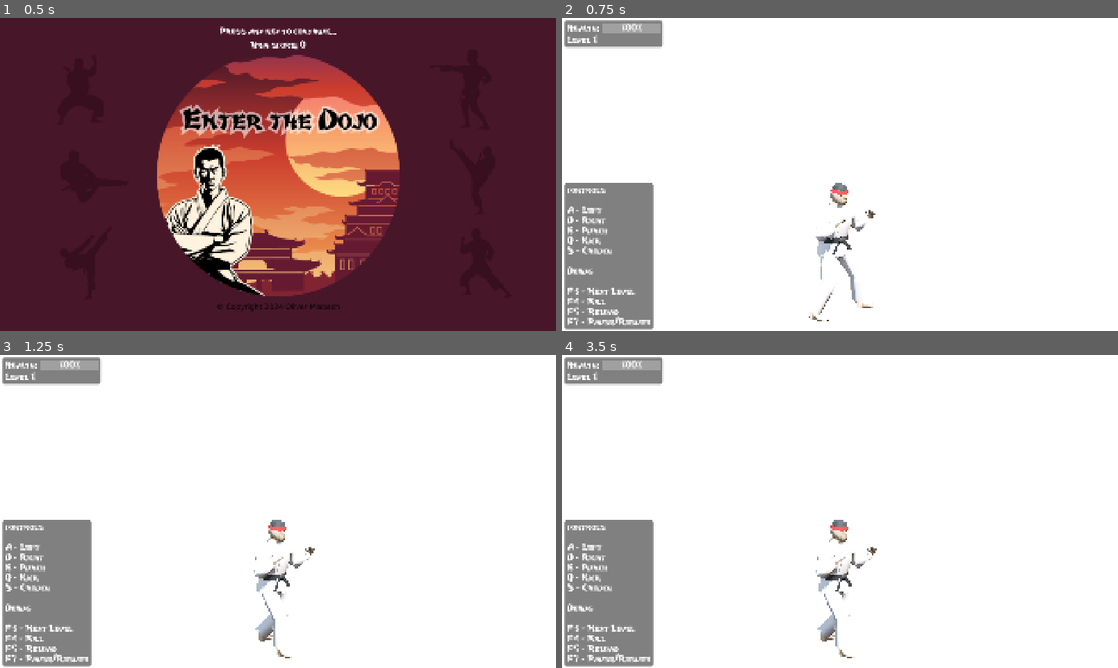
Above: before the commit, frames 1-4 (two rows, left to right).
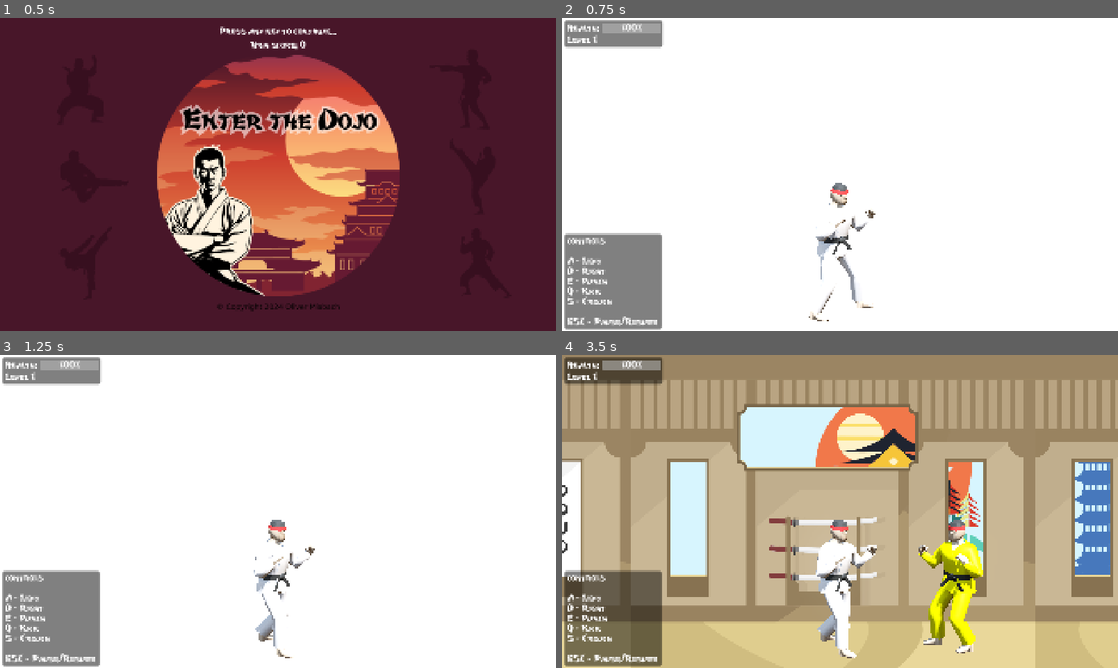
Above: after the commit, the same moments.

Repository: Oliver-Misbach/EnterTheDojo
Game: Godot game, scene res://src/menu/main_menu.tscn
Two runs of this game, one before a commit and one after it. Both use one fixed random seed, a clock stepped at 60 frames per second and the inputs below.
Inputs:
- Up to frame 1 (0.5 s): no input
- Up to frame 2 (0.75 s): tap Enter at 0.5 s; hold D (right) from 0.53 s (still down); tap S (crouch) at 0.6 s
- Up to frame 3 (1.25 s): keep holding D (right)
- Up to frame 4 (3.5 s): release D (right) at 1.28 s; hold A (left) 1.28-2.03 s; tap Q (kick) at 1.35 s; hold D (right) from 2.03 s (still down); tap E (punch) at 2.1 s; tap S (crouch) at 2.85 s

Frame 1 is identical in both runs. In frame 2, 4.1% of the frame differs, in the area x 0-56%, y 52-100%; in frame 3, 4.1%; in frame 4, 97%, in the area x 0-100%, y 0-100%.
Error before the commit: Invalid access to property or key 'model_scale' on a base object of type 'null instance'. (res://src/character/character.gd:79)

Commit message:
Adjusted Attack Frequency and Changed Debug Menu

Diff:
--- a/project.godot
+++ b/project.godot
@@ -96,6 +96,11 @@
 }
 debug_pause_resume={
 "deadzone": 0.5,
+"events": [Object(InputEventKey,"resource_local_to_scene":false,"resource_name":"","device":-1,"window_id":0,"alt_pressed":false,"shift_pressed":false,"ctrl_pressed":false,"meta_pressed":false,"pressed":false,"keycode":0,"physical_keycode":4194305,"key_label":0,"unicode":0,"location":0,"echo":false,"script":null)
+]
+}
+debug_menu_show={
+"deadzone": 0.2,
 "events": [Object(InputEventKey,"resource_local_to_scene":false,"resource_name":"","device":-1,"window_id":0,"alt_press …(195 unchanged characters)…
 ]
 }
--- a/src/character/enemy/boss/boss.tscn
+++ b/src/character/enemy/boss/boss.tscn
@@ -27,8 +27,8 @@
 
 [sub_resource type="Curve" id="Curve_0c456"]
 resource_local_to_scene = true
-_limits = [1.0, 1.5, 0.0, 1.0]
-_data = [Vector2(0, 1), 0.0, 0.0, 0, 0, Vector2(1, 1.5), 0.0, 0.0, 0, 0]
+_limits = [1.0, 1.01, 0.0, 1.0]
+_data = [Vector2(0, 1), 0.0, 0.0, 0, 0, Vector2(1, 1.01), 0.0, 0.0, 0, 0]
 point_count = 2
 
 [sub_resource type="StandardMaterial3D" id="StandardMaterial3D_cje4w"]
--- a/src/character/enemy/enemy.tscn
+++ b/src/character/enemy/enemy.tscn
@@ -19,8 +19,8 @@
 
 [sub_resource type="Curve" id="Curve_r0odl"]
 resource_local_to_scene = true
-_limits = [1.0, 1.5, 0.0, 1.0]
-_data = [Vector2(0, 1), 0.0, 0.0, 0, 0, Vector2(1, 1.5), 0.0, 0.0, 0, 0]
+_limits = [1.0, 1.01, 0.0, 1.0]
+_data = [Vector2(0, 1), 0.0, 0.0, 0, 0, Vector2(1, 1), 0.0, 0.0, 0, 0]
 point_count = 2
 
 [node name="Enemy" instance=ExtResource("1_i6inj")]
--- a/src/level/level1.tscn
+++ b/src/level/level1.tscn
@@ -8,6 +8,3 @@
 
 [node name="EnemySpawner" parent="." index="1"]
 types = Array[PackedScene]([ExtResource("2_ad4m2"), ExtResource("3_fpwj5")])
-
-[node name="Player" parent="." index="8" node_paths=PackedStringArray("world")]
-world = NodePath("")
--- /dev/null
+++ b/src/world/interface/Debug_Menu.gd
@@ -0,0 +1,7 @@
+extends MarginContainer
+
+# func _ready():
+	# var debug_visibility = $DebugMenu
+
+	# if (debug_visibility == false and button == true):
+		# debug_visibility = true
--- a/src/world/interface/interface.tscn
+++ b/src/world/interface/interface.tscn
@@ -1,6 +1,7 @@
-[gd_scene load_steps=3 format=3 uid="uid://mblwsep6ogyj"]
+[gd_scene load_steps=4 format=3 uid="uid://mblwsep6ogyj"]
 
 [ext_resource type="Script" uid="uid://dv4g48r2yab6h" path="res://src/world/interface/interface.gd" id="1_5whog"]
+[ext_resource type="Script" uid="uid://cki6e00xnm2ah" path="res://src/world/interface/Debug_Menu.gd" id="2_pn484"]
 
 [sub_resource type="StyleBoxFlat" id="StyleBoxFlat_sadtw"]
 content_margin_left = 8.0
@@ -53,8 +54,8 @@
 anchors_preset = 2
 anchor_top = 1.0
 anchor_bottom = 1.0
-offset_top = -477.0
-offset_right = 321.0
+offset_top = -320.0
+offset_right = 351.0
 grow_vertical = 0
 
 [node name="PanelContainer" type="PanelContainer" parent="MarginContainer2"]
@@ -71,10 +72,24 @@
 Q - Kick
 S - Crouch
 
-Debug
+ESC - Pause/Resume"
+vertical_alignment = 2
+
+[node name="DebugMenu" type="MarginContainer" parent="."]
+visible = false
+offset_top = 540.49
+offset_right = 321.0
+offset_bottom = 761.49
+script = ExtResource("2_pn484")
+
+[node name="PanelContainer" type="PanelContainer" parent="DebugMenu"]
+layout_mode = 2
+
+[node name="Label" type="Label" parent="DebugMenu/PanelContainer"]
+layout_mode = 2
+text = "Debug
 
 F3 - Next Level
 F4 - Kill
 F5 - Reload
-F7 - Pause/Resume"
-vertical_alignment = 2
+F7 - Show/hide debug"
Not shown, added: src/world/interface/Debug_Menu.gd.uid
